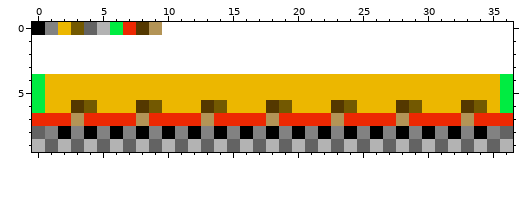
Two versions of one pixel-art sprite, src/test/resources/tile_sets/main_hub/main_hub.png. Above: the version before the commit.
The file is 37x10 pixels.
New version:
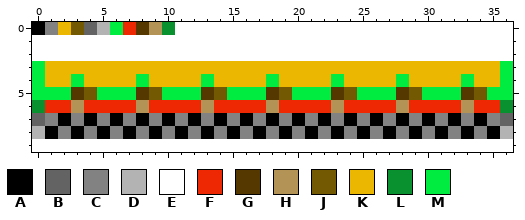
Palette (. is transparent): A #000000  B #636363  C #828282  D #b3b3b3  E #ffffff  F #ed2802  G #543800  H #b39456  J #735901  K #ecb700  L #0a912f  M #00ec41
Diff:
Changed rows in their new state; - is an unchanged pixel.
first column x 0:
 0 ----------L--------------------------
 3 MKKKKKKKKKKKKKKKKKKKKKKKKKKKKKKKKKKKM
 4 ---M----M----M----M----M----M----M---
 5 -MMGJMMMGJMMMGJMMMGJMMMGJMMMGJMMMGJM-
 6 LFFHFFFFHFFFFHFFFFHFFFFHFFFFHFFFFHFFL
 7 BCACACACACACACACACACACACACACACACACACB
 8 DACACACACACACACACACACACACACACACACACAD
 9 EEEEEEEEEEEEEEEEEEEEEEEEEEEEEEEEEEEEE
